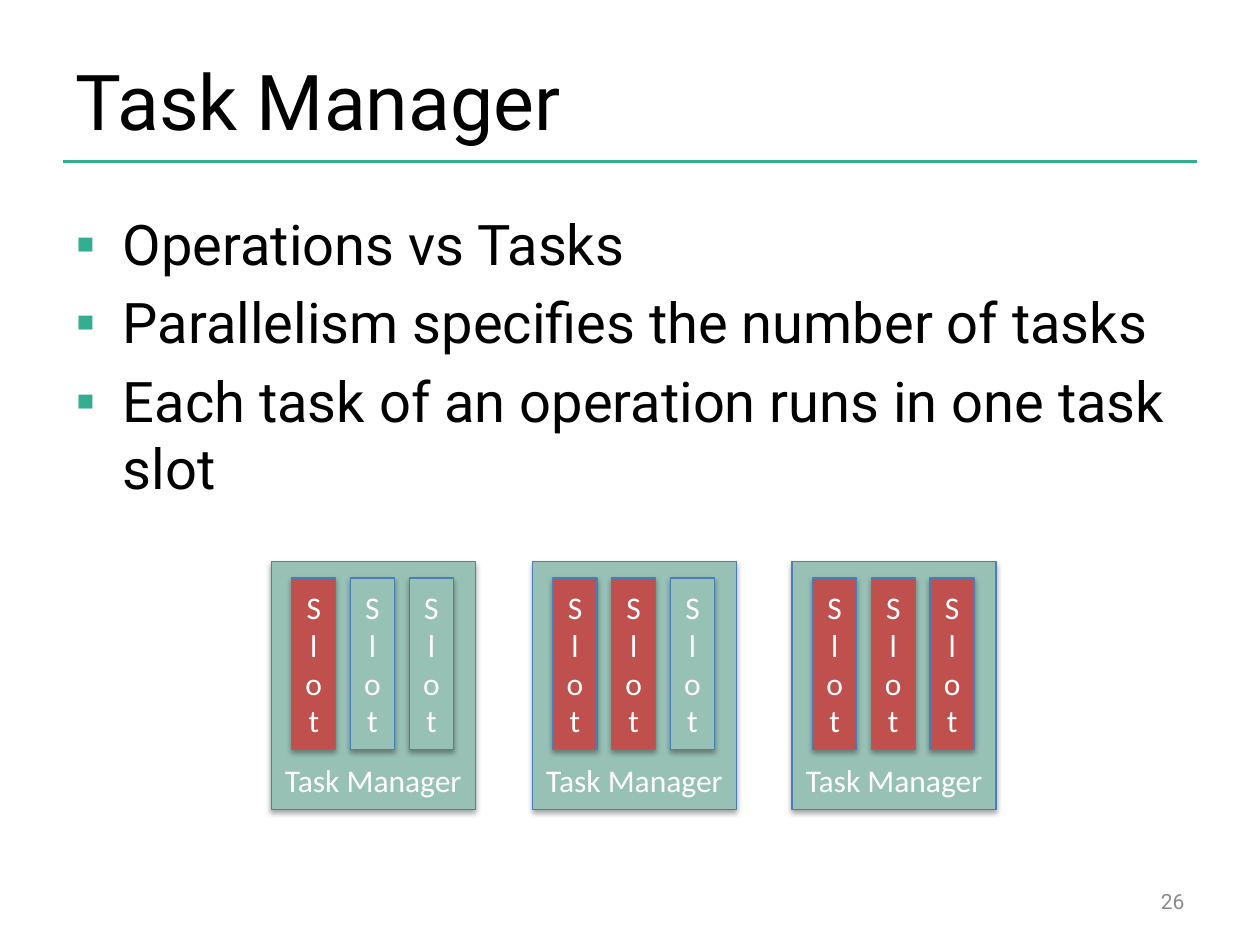
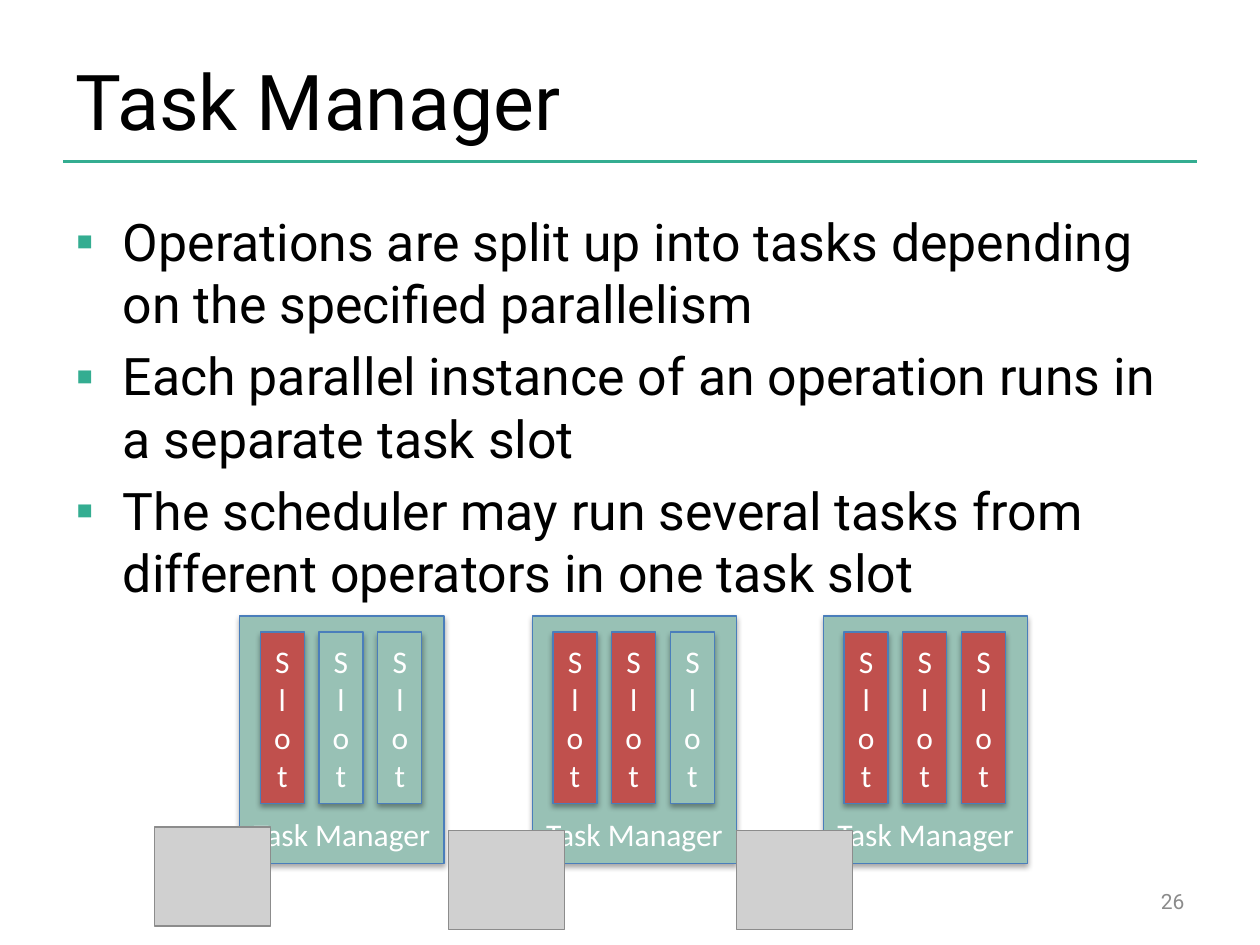
Before and after one commit to dataArtisans/flink-training-web, a slide deck: slide 26 of slides/flink_overview.pptx. Drawn at 1260x945 pixels with LibreOffice and Linux fonts; fonts in the diff are those of the drawing; grey boxes stand for pictures; background and template pictures are left out. Boxes give left, top, right and bottom in pixels: in the first picture for what was removed or moved away, otherwise in the second. Text is boxed around its words. In the diff, an @@ line names an element or a change of style, - is before the commit and + after.

Commit message:
slides: add requested pictures for client and job master

```diff
--- a/slides/flink_overview.pptx
+++ b/slides/flink_overview.pptx
@@ text at box(123, 222, 1155, 603): text changed; size 32 to 29.6 pt @@
-▪ Operations vs Tasks
-▪ Parallelism specifies the number of tasks
-▪ Each task of an operation runs in one task slot
+▪ Operations are split up into tasks depending on the specified parallelism
+▪ Each parallel instance of an operation runs in a separate task slot
+▪ The scheduler may run several tasks from different operators in one task slot
@@ 4 rectangles: place and size @@
-4 rectangles at box(271, 562, 475, 809)
+4 rectangles at box(239, 616, 444, 863)
@@ 4 rectangles: place and size @@
-4 rectangles at box(532, 562, 736, 809)
+4 rectangles at box(532, 616, 736, 863)
@@ 4 rectangles: place and size @@
-4 rectangles at box(793, 562, 997, 809)
+4 rectangles at box(824, 616, 1028, 863)
@@ picture added at box(155, 827, 271, 926) @@
@@ picture added at box(449, 830, 564, 930) @@
@@ picture added at box(737, 830, 853, 930) @@
```
Also in this commit, not shown: 3 other slides changed.
